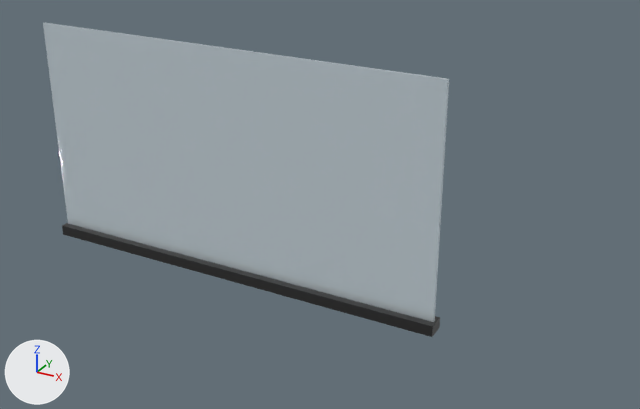
Renders of the glTF model public/models/parapeto/default.glb from each side of a commit.
One viewpoint serves both versions: a camera (50 mm lens) standing at (2.09, -2.97, 1.39) and looking at (0.43, 0.06, -0.12). The lights are fixed; the arrows at lower left show +X, +Y and +Z. The older version comes first. Where no turn or scale is listed for an object, it has been applied to the vertices. Vertices at exactly the same position are counted once.

Names of what the first picture shows: 'part_0', 'part_1'.
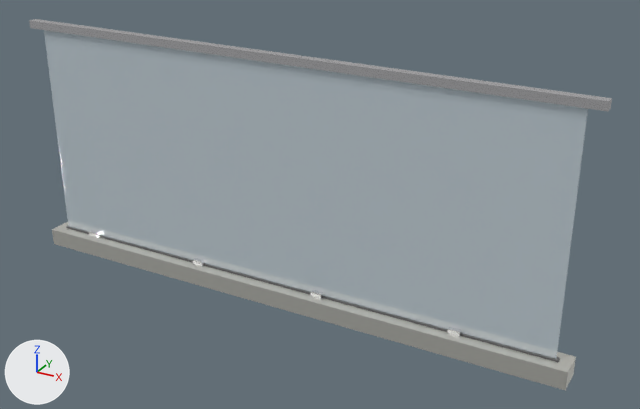
The newer file is also rescaled (x0.99), turned or shifted as a whole; pictures and numbers use the older file's frame.

Where the change shows, as pixel boxes [x1, y1, x2, y2] in the pictures (640 x 409 px):
'part_1', moved, rescaled (34% wider, 10% taller): before [43, 23, 449, 322]; after [44, 30, 588, 359]
'p_1', added: after [52, 222, 576, 390]
'p_2', added: after [29, 19, 612, 112]
'part_0', deleted: before [62, 223, 440, 337]
'p_7', added: after [66, 226, 560, 362]
'p_6', added: after [447, 327, 461, 337]
'p_5', added: after [311, 290, 323, 299]
'p_4', added: after [192, 258, 204, 267]
'p_3', added: after [89, 230, 100, 238]

Patch to the scene script:
```diff
--- a/public/models/parapeto/default.glb.py
+++ b/public/models/parapeto/default.glb.py
@@ me_parap_1 @@
-me_parap_1.from_pydata(...)  # 8 vertices, 12 faces; spans x -0.99..0.99, y -0.01..0.01, z -0.51..0.51
+me_parap_1.from_pydata(...)  # 8 vertices, 12 faces; spans x -0.99..1.49, y -0.01..0.0, z -0.51..0.52
+# me_parap_1 part 1: the whole mesh is scaled about its middle by (1.25, 0.808, 1), then moved by (0.25, 0.0, 0.0)
 me_parap_1.materials.append(mat_vidrioincoloro)
@@ me_parap_7 @@
+me_parap_7.from_pydata([(-1.25, -0.01, -0.48), (1.25, -0.01, -0.48), (1.25, -0.01, -0.47), (-1.25, -0.01, -0.47), (1.25, 0.01, -0.48), (-1.25, 0.01, -0.48), (-1.25, 0.01, -0.47), (1.25, 0.01, -0.47)], [], [(0, 1, 2), (0, 2, 3), (4, 5, 6), (4, 6, 7), (1, 4, 7), (1, 7, 2), (5, 0, 3), (5, 3, 6), (3, 2, 7), (3, 7, 6), (5, 4, 1), (5, 1, 0)])
+me_parap_7.materials.append(mat_selloepdm)  # dark grey #6c6c6c
@@ ob_part_0 @@
-ob_part_0 = bpy.data.objects.new('part_0', me_parap_0)
@@ ob_p_7 @@
+ob_p_7 = bpy.data.objects.new('p_7', me_parap_7)
+ob_p_7.location = (0.252, -0.001, -0.05)
@@ ob_p_6 @@
+ob_p_6 = bpy.data.objects.new('p_6', me_parap_6)  # a box spanning x 0.8078..0.8583, y -0.0252..0.0252, z -0.4999..-0.4494; in mat_aceroinox (white #e7e7ea)
+ob_p_6.location = (0.252, -0.001, -0.05)
@@ ob_p_5 @@
+ob_p_5 = bpy.data.objects.new('p_5', me_parap_5)  # a box spanning x 0.1767..0.2272, y -0.0252..0.0252, z -0.4999..-0.4494; in mat_aceroinox (white #e7e7ea)
+ob_p_5.location = (0.252, -0.001, -0.05)
@@ ob_p_4 @@
+ob_p_4 = bpy.data.objects.new('p_4', me_parap_4)  # a box spanning x -0.4544..-0.4039, y -0.0252..0.0252, z -0.4999..-0.4494; in mat_aceroinox (white #e7e7ea)
+ob_p_4.location = (0.252, -0.001, -0.05)
@@ ob_p_3 @@
+ob_p_3 = bpy.data.objects.new('p_3', me_parap_3)  # a box spanning x -1.0855..-1.035, y -0.0252..0.0252, z -0.4999..-0.4494; in mat_aceroinox (white #e7e7ea)
+ob_p_3.location = (0.252, -0.001, -0.05)
@@ ob_p_2 @@
+ob_p_2 = bpy.data.objects.new('p_2', me_parap_2)  # a box spanning x -1.31..1.31, y -0.02..0.02, z 0.54..0.57; in mat_aceroinox (white #e7e7ea)
+ob_p_2.location = (0.252, -0.001, -0.05)
@@ ob_p_1 @@
+ob_p_1 = bpy.data.objects.new('p_1', me_parap_1_1)  # a box spanning x -1.3..1.3, y -0.06..0.06, z -0.56..-0.47; in mat_aluminionatural (light grey #dadad3)
+ob_p_1.location = (0.252, -0.001, -0.05)
```
